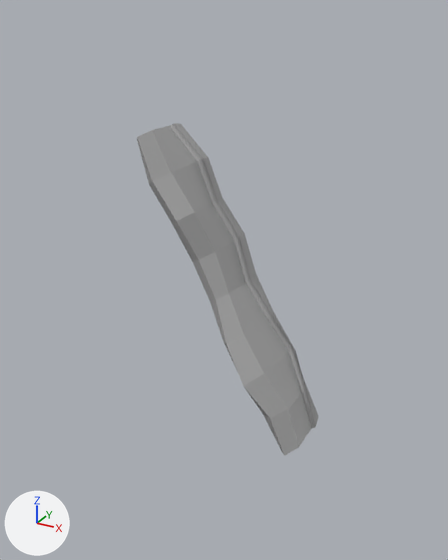
What one commit did to the FBX model Assets/Environment/Castle/Ingredients/lead.fbx.
One viewpoint serves both versions: a 50 mm lens placed at (-12.36, 21.229, 1.706), pointed at (-12.829, 22.082, 1.28). Every picture has the same lights, and +X, +Y and +Z are marked at lower left.

Names of what the first picture shows: 'Lead'.
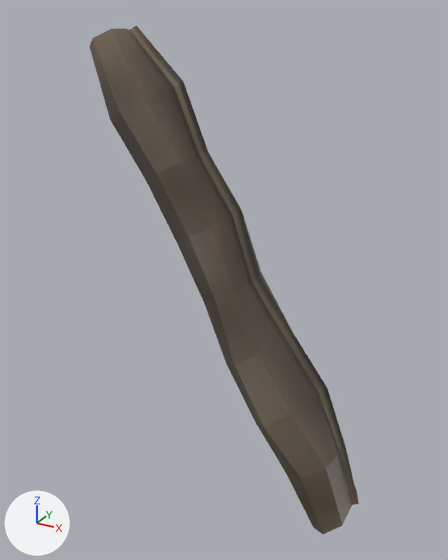
Where the change shows, as pixel boxes (x1, y1, x2, y2) in the pictures (448 x 560 px):
'Lead', recoloured, rescaled (grey to brown, 48% wider, 52% taller)
    before: (137, 123, 319, 456)
    after: (89, 26, 359, 534)

Diff of the bpy script that builds the scene:
```diff
--- a/Assets/Environment/Castle/Ingredients/lead.fbx.py
+++ b/Assets/Environment/Castle/Ingredients/lead.fbx.py
@@ img_lead_leadshape_color_png @@
+img_lead_leadshape_color_png = load_image('_Lead_LeadShape_color.png', '_unpacked/_Lead_LeadShape_color.png', 2048, 2048, 'sRGB')
@@ mat_m_lead @@
+mat_m_lead = principled_material('M_Lead')
+mat_m_lead.texture = img_lead_leadshape_color_png  # with its transparency
@@ me_mesh @@
 me_mesh.from_pydata(...)  # 171 vertices, 170 faces; spans x -15.7..16.2, y -26.4..26.6, z -7.9..8.8
-me_mesh.materials.append(mat_standardsurface1)  # grey #aaaaaa
+me_mesh.materials.append(mat_m_lead)  # picture img_lead_leadshape_color_png
@@ ob_lead @@
 ob_lead.rotation_euler = (1.571, 0.0, 0.0)  # degrees (90, 0, 0)
-ob_lead.scale = (0.01, 0.01, 0.01)
+ob_lead.scale = (0.0156, 0.0156, 0.00962)
```
